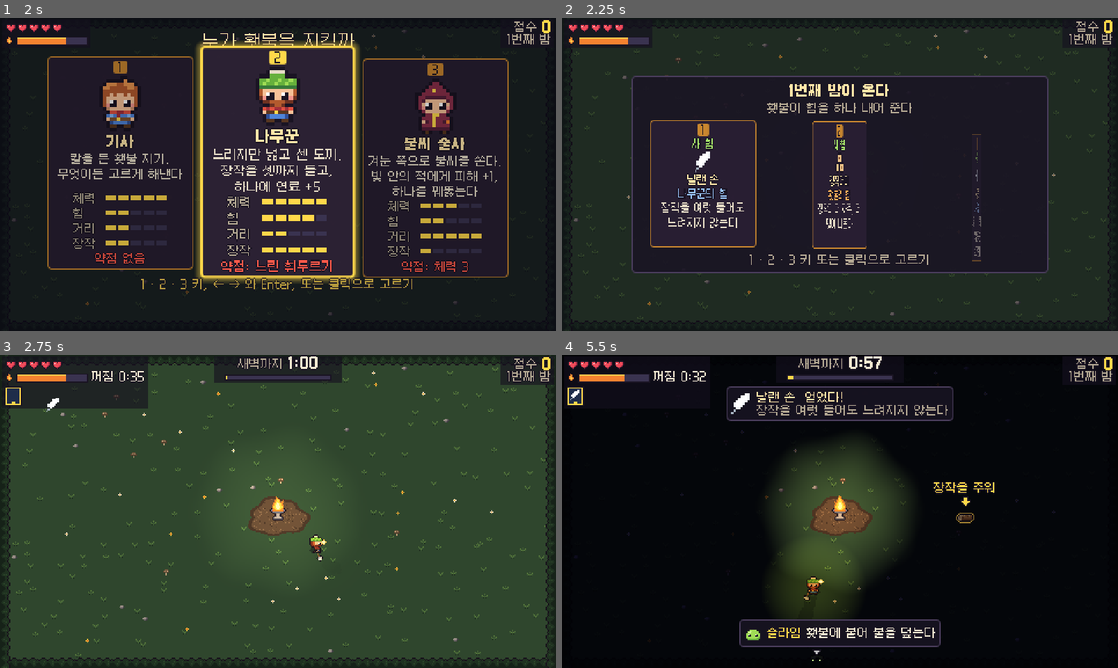
Above: before the commit, frames 1-4 (two rows, left to right).
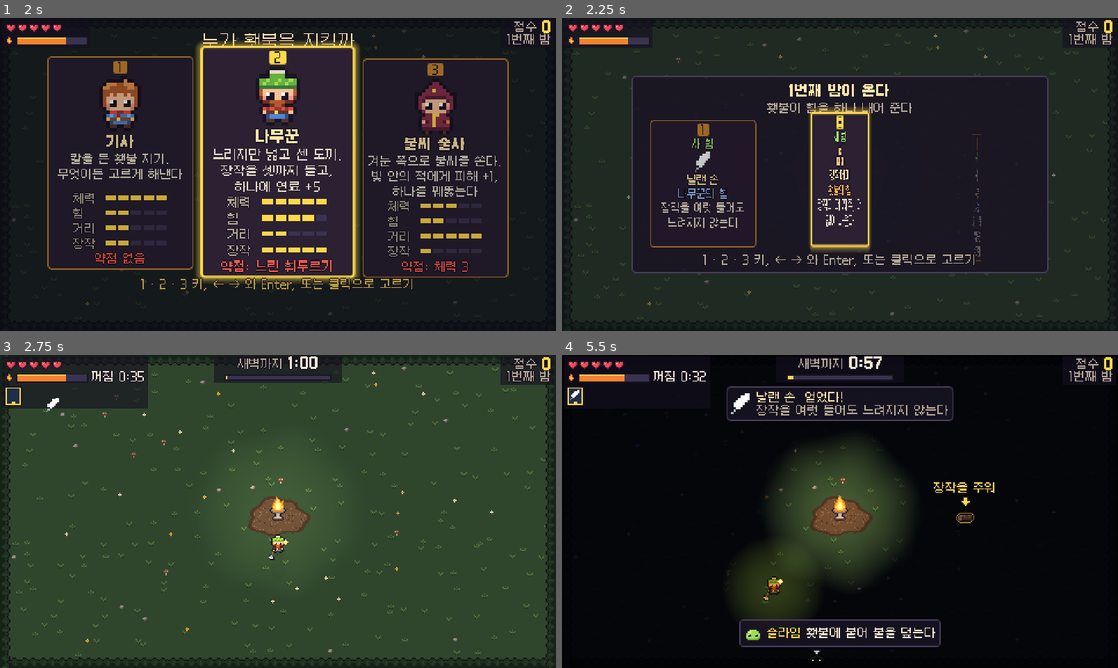
Above: after the commit, the same moments.

Repository: KHWook/2dgame1
Game: Godot game, scene res://src/main.tscn
Same seed, same stepped clock (60 frames per second), same inputs: the game is played once before the commit and once after it.
Inputs (mouse positions are in pixels of both pictures, inside the frame that each line leads up to):
- Up to frame 1 (2 s): tap Enter at 0.5, 0.6 s; move the mouse to (400, 158) at 0.52 s; hold Right 0.53-1.25 s; click (400, 158) at 0.67 s; tap Space at 0.77, 1.07 s; tap X at 0.8 s; drag from (166, 190) to (250, 237) at 1.27 s
- Up to frame 2 (2.25 s): tap Space at 2 s; move the mouse to (895, 105) at 2.02 s; hold Right from 2.03 s (still down); tap Keypad Enter at 2.1 s; click (895, 105) at 2.17 s
- Up to frame 3 (2.75 s): keep holding Right; tap 1 at 2.3 s
- Up to frame 4 (5.5 s): release Right at 2.75 s; drag from (812, 574) to (673, 464) at 2.77 s; move the mouse to (1006, 558) at 3.52 s; hold Left 3.53-4.25 s; tap 2 at 3.6 s; click (1006, 558) at 3.67 s; tap Space at 3.77, 4.07 s; tap 3 at 3.8 s; drag from (673, 464) to (756, 433) at 4.27 s; move the mouse to (867, 511) at 5.02 s; hold Down from 5.03 s (still down); tap K at 5.1 s; click (867, 511) at 5.17 s; tap R at 5.3 s

Frame 1 is identical in both runs. In frame 2, 3.1% of the frame differs, in the area x 15-75%, y 28-80%; in frame 3, 0.3%; in frame 4, 2.8%.

Commit message:
Upgrade cards take the arrow keys: focus with left/right (A/D), take with Enter or Space
The offer gets the character chooser's keys and look (src/picker.gd): the middle card in focus, moved card by
card, taken as the same pick_N action the number keys send, so the world, the bot and the golden are untouched.
Arrows, A/D and Space are play keys, so the offer ignores them for Chooser.WAIT after it opens or is uncovered.

Co-Authored-By: Claude Opus 5.5 <noreply@anthropic.com>
Claude-Session: https://claude.ai/code/session_01FjPTzf986GtinDBtggmZHb

Diff:
--- a/src/main.gd
+++ b/src/main.gd
@@ -16,6 +16,7 @@
 const Touch := preload("res://src/touch.gd")
 const Guide := preload("res://src/guide.gd")
 const Looks := preload("res://src/art/looks.gd")
+const Picker := preload("res://src/picker.gd")
 
 const KEYS := {
 	KEY_LEFT: "left", KEY_A: "left", KEY_RIGHT: "right", KEY_D: "right",
@@ -226,6 +227,13 @@
 	if k != null and k.pressed and not k.echo and PAUSE_KEYS.has(k.keycode):
 		_toggle_pause()
 		return
+	# While the torch's offer is up, ← → (A D) move the focus between its cards and Enter or Space takes it
+	# (src/picker.gd), as the same pick_N action a number key or a click on the card sends; they do not walk or swing.
+	if k != null and k.pressed and not k.echo and world.phase == "pick" and bot == null and Picker.hears(k.keycode):
+		var slot: int = ui.picker.key(k.keycode)
+		if slot >= 0:
+			pending["pick_%d" % (slot + 1)] = true
+		return
 	if k == null or not KEYS.has(k.keycode):
 		return
 	var action: String = KEYS[k.keycode]
--- /dev/null
+++ b/src/picker.gd
@@ -0,0 +1,73 @@
+## The torch's offer (the cards at dusk and at midnight) as the keys see it: a card in focus, moved with ← → (and
+## A D), taken with Enter or Space, the way the choosing screen (src/chooser.gd) does it, so both screens feel the
+## same. The number keys (1, 2, 3) and a tap or a click on a card take theirs as before, through the pick_N actions
+## main.gd already sends; they are never play keys, so they need no wait. The arrows, A D and Space are: a player
+## still pressing toward something or swinging when the cards come up must not move the focus or take a card, so
+## like the chooser it hears nothing for WAIT seconds after an offer opens (and again after the first screen, the
+## choosing screen or the pause screen was over it). A held key never counts: only a new press (not an echo) does.
+## A card taken here becomes the same pick_N action for the next step, so the world, the bot and the replay never
+## see this; src/ui.gd draws the focus, main.gd feeds the keys.
+extends RefCounted
+
+const Chooser := preload("res://src/chooser.gd")
+
+const WAIT := Chooser.WAIT
+const TAKE_KEYS := Chooser.START_KEYS
+const NEXT_KEYS := Chooser.NEXT_KEYS
+const BACK_KEYS := Chooser.BACK_KEYS
+
+var open := false
+var cards := 0 # how many cards this offer has
+var focus := 0 # the card in focus, from 0
+var quiet := 0.0 # real seconds until it listens
+
+
+## Whether this key belongs to the offer while it is up (it then never reaches play as a move or a swing).
+static func hears(keycode: int) -> bool:
+	return TAKE_KEYS.has(keycode) or NEXT_KEYS.has(keycode) or BACK_KEYS.has(keycode)
+
+
+## A new offer of n cards: the middle one in focus, deaf for WAIT seconds.
+func show(n: int) -> void:
+	open = n > 0
+	cards = n
+	focus = maxi(0, (n - 1) / 2)
+	quiet = WAIT
+
+
+func close() -> void:
+	open = false
+
+
+## Something covered the offer (the first screen, the choosing screen, the pause screen): deaf again for WAIT once
+## it is gone, so the key that closed it does not also move or take a card.
+func hold() -> void:
+	quiet = WAIT
+
+
+func frame(delta: float) -> void:
+	quiet = maxf(0.0, quiet - delta)
+
+
+func listening() -> bool:
+	return open and quiet <= 0.0
+
+
+## The mouse over card i brings it into focus.
+func hover(i: int) -> void:
+	if open and i >= 0 and i < cards:
+		focus = i
+
+
+## A key pressed (not an echo). Returns the slot taken (from 0, and closes), or -1.
+func key(keycode: int) -> int:
+	if not listening():
+		return -1
+	if TAKE_KEYS.has(keycode):
+		open = false
+		return focus
+	if NEXT_KEYS.has(keycode):
+		focus = mini(focus + 1, cards - 1)
+	elif BACK_KEYS.has(keycode):
+		focus = maxi(focus - 1, 0)
+	return -1
--- a/src/ui.gd
+++ b/src/ui.gd
@@ -1,5 +1,6 @@
 ## The words on screen and how they move: the HUD's night, score, clock and fuel time; the torch's offer as cards
-## that are dealt in, lift under the mouse (or under the slot the demo bot is about to take), and fly the taken icon
+## that are dealt in, lift the one in focus (src/picker.gd: moved by ← → or the mouse; or the slot the demo bot is
+## about to take), and fly the taken icon
 ## to its HUD tile; a line naming what was just taken; a line about each new thing the first time it turns up; the
 ## pause screen and the end screen, which list the upgrades held by name.
 ## View only (D4): it reads the world and never writes to it. main.gd owns it, calls after_step() after each world
@@ -17,6 +18,7 @@
 const Guide := preload("res://src/guide.gd")
 const Coach := preload("res://src/coach.gd")
 const Chooser := preload("res://src/chooser.gd")
+const Picker := preload("res://src/picker.gd")
 
 signal chosen(slot: int) # a card was clicked: main.gd presses that slot's key for the next step
 
@@ -142,7 +144,7 @@
 const CHOOSE_PIP_OFF := Color("#3a3350")
 const CHOOSE_BAR_NAME := 26.0 # the width kept for a bar's name, so the pips line up
 const CHOOSE_HP := "체력"
-const PICK_KEYS := "1 · 2 · 3 키 또는 클릭으로 고르기"
+const PICK_KEYS := CHOOSE_KEYS # the offer answers the same keys as the choosing screen (src/picker.gd)
 const PICK_TOUCH := "카드를 눌러 고르기"
 const AGAIN_KEYS := "R 다시 하기"
 const AGAIN_TOUCH := "눌러서 다시 하기"
@@ -166,6 +168,7 @@
 var intro := false # set by main.gd: the first screen is up
 var choosing := false # set by main.gd: the choosing screen is up
 var chooser = Chooser.new() # what the choosing screen's input does; main.gd feeds it
+var picker = Picker.new() # what the keys do to the offer's cards (focus, take); main.gd feeds it
 var choose_title: Label
 var choose_hint: Label
 var choose_cards: Array = [] # per character, in Chooser.ids() order: { card, style, key_style, focus }
@@ -421,6 +424,10 @@
 	again.text = AGAIN_TOUCH if touch else AGAIN_KEYS
 	pause_keys.text = PAUSE_TOUCH if touch else PAUSE_KEYS
 	_top(w, delta)
+	if intro or choosing or paused: # covered: the key that uncovers it must not also move or take a card
+		picker.hold()
+	else:
+		picker.frame(delta)
 	if intro or choosing: # the offer waits under the first screen and the choosing, and is dealt once they are gone
 		box.visible = false
 	else:
@@ -527,10 +534,12 @@
 			deal = 0.0
 			taken = -1
 			_fill_cards(w)
+			picker.show(w.offer.size())
 		last_offer = w.offer.duplicate()
 		deal += delta
 	else:
 		offer_key = ""
+		picker.close()
 	if taken >= 0:
 		take_age += delta
 		if take_age >= TAKE_TIME:
@@ -580,9 +589,8 @@
 	for i in offers.size():
 		if offers[i].card.visible:
 			shown.append(i)
-	var hover := _hovered(shown)
-	var focus := hover
-	if focus < 0 and bot_slot > 0 and bot_looked >= BOT_FOCUS_AT and taken < 0:
+	var focus: int = picker.focus if picker.open and bot_slot == 0 else -1 # the keys' card, which the mouse also moves
+	if bot_slot > 0 and bot_looked >= BOT_FOCUS_AT and taken < 0:
 		focus = mini(bot_slot, shown.size()) - 1
 	if taken >= 0:
 		focus = taken
@@ -635,12 +643,18 @@
 
 func _input(event: InputEvent) -> void:
 	var b := event as InputEventMouseButton
-	if b == null or not b.pressed or b.button_index != MOUSE_BUTTON_LEFT or paused or intro or choosing or offer_key == "":
+	var moved := event as InputEventMouseMotion
+	if paused or intro or choosing or offer_key == "":
 		return
 	var shown := []
 	for i in offers.size():
 		if offers[i].card.visible:
 			shown.append(i)
+	if moved != null: # the mouse moving onto a card brings it into focus; one standing still leaves the keys' focus be
+		picker.hover(_hovered(shown, moved.position))
+		return
+	if b == null or not b.pressed or b.button_index != MOUSE_BUTTON_LEFT:
+		return
 	var i := _hovered(shown, b.position) # a tap moves no mouse, so where it landed is the event's own place
 	if i >= 0:
 		chosen.emit(i)
--- a/tools/touch_test.gd
+++ b/tools/touch_test.gd
@@ -14,6 +14,8 @@
 const Guide := preload("res://src/guide.gd")
 const Ui := preload("res://src/ui.gd")
 const Chooser := preload("res://src/chooser.gd")
+const Picker := preload("res://src/picker.gd")
+const Main := preload("res://src/main.gd")
 
 const AT := Vector2(100.0, 180.0) # where the left thumb lands
 
@@ -27,6 +29,7 @@
 	out.append_array(_help())
 	out.append_array(_guide())
 	out.append_array(_chooser())
+	out.append_array(_picker())
 	out.append_array(_scaling())
 	return out
 
@@ -445,6 +448,71 @@
 	return out
 
 
+## The torch's offer by the keys (src/picker.gd), as the choosing screen does it: it opens on the middle card and is
+## deaf for Picker.WAIT seconds (a move or swing key pressed as the cards come up neither moves the focus nor takes
+## one), and again after something covered it; then ← → and A D move the focus card by card, stopping at the ends,
+## Enter or Space takes the card in focus, and the mouse onto a card focuses it. The number keys stay pick_N in
+## main.gd's KEYS (they are never play keys), and the slot taken, sent as pick_N, takes exactly that card.
+static func _picker() -> Array:
+	var out := []
+	var p = Picker.new()
+	p.show(3)
+	if p.focus != 1:
+		out.append("the offer does not open on its middle card: %d" % p.focus)
+	p.frame(Picker.WAIT * 0.9)
+	var early := [p.key(KEY_RIGHT), p.focus, p.key(KEY_SPACE), p.key(KEY_ENTER), p.open]
+	if early != [-1, 1, -1, -1, true]:
+		out.append("the offer answers a move or the attack key in its first %.1f s: %s" % [Picker.WAIT, early])
+	p.frame(Picker.WAIT * 0.2)
+	var walked := [p.key(KEY_RIGHT), p.focus, p.key(KEY_RIGHT), p.focus, p.key(KEY_LEFT), p.key(KEY_A), p.focus, p.key(KEY_LEFT), p.focus, p.key(KEY_D), p.focus]
+	if walked != [-1, 2, -1, 2, -1, -1, 0, -1, 0, -1, 1]:
+		out.append("← → and A D do not move the offer's focus card by card, stopping at the ends: %s" % [walked])
+	if p.key(KEY_X) != -1 or p.key(KEY_W) != -1 or not p.open:
+		out.append("a key other than the arrows, A D, Enter or Space moves or takes an offer card")
+	for keycode in [KEY_ENTER, KEY_KP_ENTER, KEY_SPACE]:
+		p.show(3)
+		p.frame(Picker.WAIT)
+		p.key(KEY_LEFT)
+		if p.key(keycode) != 0 or p.open:
+			out.append("key %d does not take the offer card in focus" % keycode)
+		if p.key(keycode) != -1:
+			out.append("a taken offer takes again on key %d" % keycode)
+	p.show(3)
+	p.frame(Picker.WAIT)
+	p.hold() # the pause screen (or the first screen) was over it
+	p.frame(Picker.WAIT * 0.5)
+	if p.key(KEY_ENTER) != -1 or not p.open:
+		out.append("the key that closes a screen over the offer also takes a card")
+	p.show(1)
+	p.frame(Picker.WAIT)
+	if [p.focus, p.key(KEY_RIGHT), p.focus] != [0, -1, 0]:
+		out.append("a one-card offer moves its focus off its card")
+	p.show(3)
+	p.hover(2)
+	p.hover(-1)
+	p.hover(5)
+	if p.focus != 2:
+		out.append("the mouse onto a card does not focus it (or off the cards moves it): %d" % p.focus)
+	for keycode in [KEY_LEFT, KEY_RIGHT, KEY_A, KEY_D, KEY_ENTER, KEY_SPACE]:
+		if not Picker.hears(keycode):
+			out.append("key %d moves the keeper or swings while the offer is up" % keycode)
+	for keycode in [KEY_1, KEY_2, KEY_3]:
+		if Picker.hears(keycode) or Main.KEYS.get(keycode, "") != "pick_%d" % ([KEY_1, KEY_2, KEY_3].find(keycode) + 1):
+			out.append("number key %d no longer takes its offer card" % keycode)
+	var w = World.new(3)
+	var offered: Array = w.offer.duplicate()
+	p.show(offered.size())
+	p.frame(Picker.WAIT)
+	p.key(KEY_RIGHT)
+	var slot: int = p.key(KEY_ENTER)
+	var f := InputFrame.new()
+	f.pressed["pick_%d" % (slot + 1)] = true
+	w.step(f)
+	if w.phase != "night" or w.picks != [offered[mini(slot, offered.size() - 1)]]:
+		out.append("the offer card taken by the keys is not the one the world takes: %s of %s" % [w.picks, offered])
+	return out
+
+
 ## Integer scaling where it fills most of the screen, fractional where it would leave the field small.
 static func _scaling() -> Array:
 	var out := []
Not shown, changed: docs/DECISIONS.md
Not shown, changed: docs/PRINCIPLES.md
